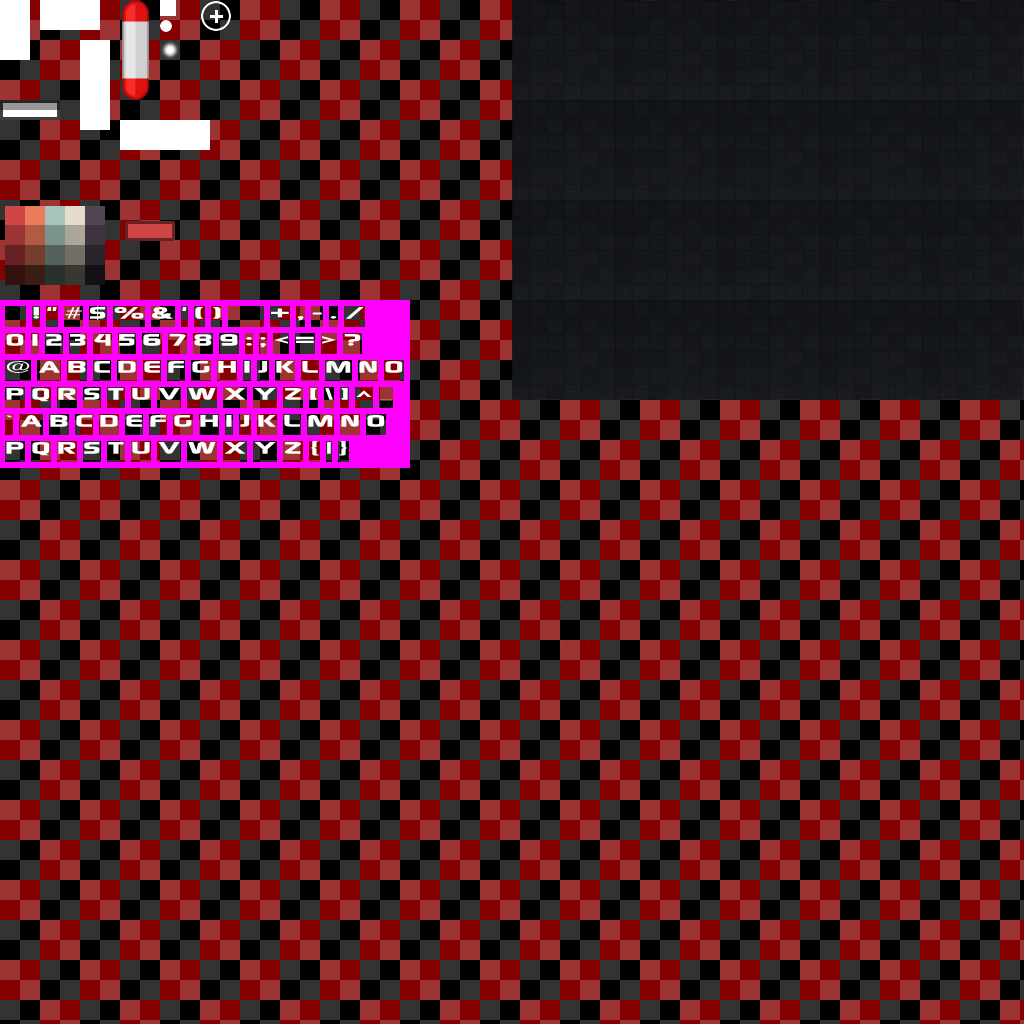
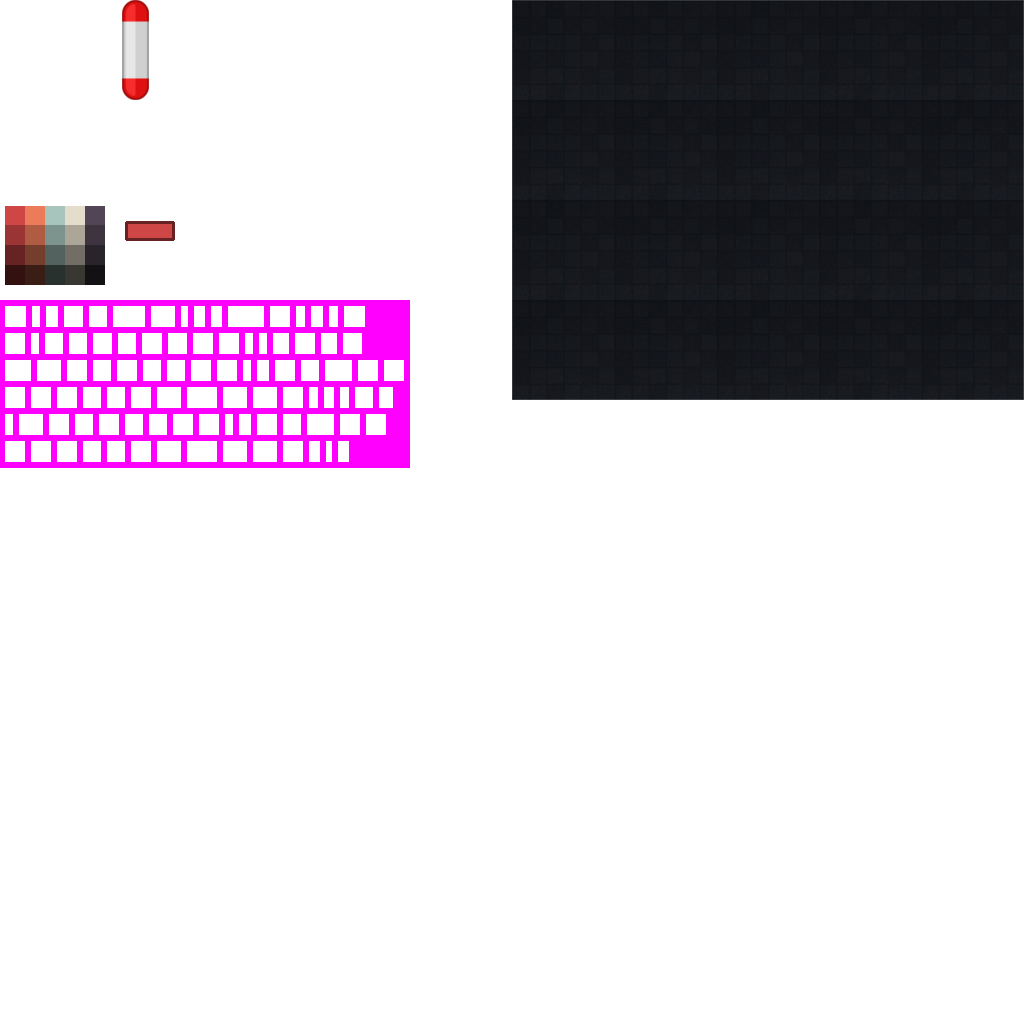
Before/after of a 1024×1024 layered artwork. What changed in the layer stack:
removed layer "Ebene #4" (was 75%) over left=0, top=100, right=590, bottom=647
removed layer "Ebene #1" (was 40%) over left=0, top=100, right=60, bottom=110
removed layer "Ebene #2" over left=159, top=35, right=181, bottom=61
painted on "Ebene" over left=0, top=0, right=181, bottom=140
hid "Ebene #3" over left=0, top=0, right=1024, bottom=1024
